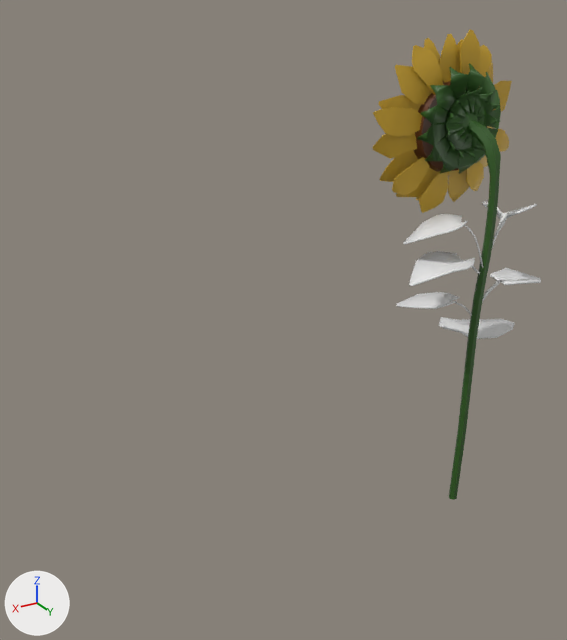
One commit to the Blender file Plants/Sunflower.blend: the scene before it, then after it.
Before and after are seen from a 50 mm lens placed at (4.32, 4.12, 4.12), pointed at (1.6, -0.4, 1.85). The axes (+X, +Y, +Z) are drawn at lower left. The lights are the same throughout.

The scene before the commit, as lines of its bpy script (objects in view):
```python
ob_pellet = bpy.data.objects.new('Pellet', me_beziercurve_001)
ob_pellet.location = (0.019, -0.335, 3.149)
ob_pellet.rotation_euler = (-1.571, 0.0, 0.0)  # degrees (-90, 0, 0)
ob_plane = bpy.data.objects.new('Plane', me_plane)
ob_plane.location = (0.113, 0.001, 1.718)
ob_plane.rotation_euler = (0.0, 0.0, -2.255)  # degrees (0, 0, -129)
ob_plane_001 = bpy.data.objects.new('Plane.001', me_plane_001)
ob_plane_001.location = (0.103, 0.028, 1.804)
ob_plane_001.rotation_euler = (0.0, 0.0, -4.558)  # degrees (0, 0, -261)
ob_plane_002 = bpy.data.objects.new('Plane.002', me_plane_002)
ob_plane_002.location = (0.09, 0.006, 2.066)
ob_plane_002.rotation_euler = (0.0, 0.0, -1.338)  # degrees (0, 0, -77)
ob_plane_004 = bpy.data.objects.new('Plane.004', me_plane_004)
ob_plane_004.location = (0.076, 0.025, 2.113)
ob_plane_004.rotation_euler = (0.0, 0.0, -8.236)  # degrees (0, 0, 248)
ob_plane_005 = bpy.data.objects.new('Plane.005', me_plane_005)
ob_plane_005.location = (0.097, 0.023, 1.15)
ob_plane_005.rotation_euler = (3.142, -3.142, -0.458)  # degrees (180, -180, -26)
# also in view: 'Sunflower Center' at (0.06, -0.5, 3.1); 'Circle.003' at (0.03, -0.58, 3.11); 'Circle.001' at (0.1, -0.49, 3.12); 'BezierCurve' at (0.02, -0.23, 1.7); 'Pellet.002' at (0.01, -0.39, 3.15)
```
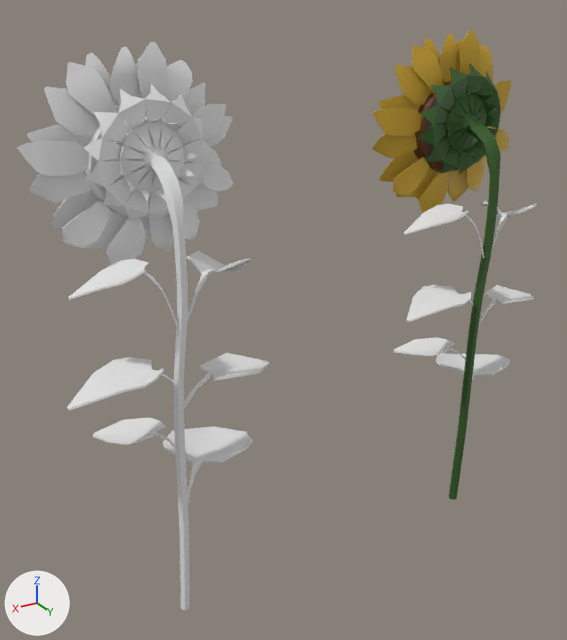
Where the newer file only moved an object's origin or applied its transform, the numbers keep the older frame.

Changed parts and their boxes [x1, y1, x2, y2] in the pictures (567 x 640 px):
'Circle.004', added
    after: [17, 42, 269, 610]
'Plane.002', reshaped, moved, turned
    before: [409, 251, 480, 286]
    after: [406, 285, 473, 322]
'Plane.005', reshaped, moved, turned
    before: [438, 317, 515, 339]
    after: [436, 353, 510, 381]
'Plane.004', reshaped, moved, turned
    before: [403, 214, 484, 268]
    after: [404, 204, 485, 258]
'Plane', reshaped, moved, turned
    before: [396, 292, 472, 316]
    after: [394, 337, 466, 361]
'Plane.001', reshaped, moved, turned
    before: [482, 268, 541, 302]
    after: [479, 285, 534, 324]

The change, as a diff of the scene's bpy script:
```diff
--- a/Plants/Sunflower.blend.py
+++ b/Plants/Sunflower.blend.py
@@ me_plane @@
 # used by ob_plane; location = (0.113, 0.001, 1.718); rotation_euler = (0.0, 0.0, -2.255), in degrees (0, 0, -129)
-me_plane.from_pydata(...)  # 24 vertices, 14 faces; spans x -0.138..0.191, y -0.001..0.597, z -0.001..0.138
+me_plane.from_pydata(...)  # 48 vertices, 45 faces; spans x -0.006..0.445, y -0.423..0.009, z -0.008..0.138
+# me_plane part 1: the whole mesh is rebuilt
@@ me_plane_001 @@
 # used by ob_plane_001; location = (0.103, 0.028, 1.804); rotation_euler = (0.0, 0.0, -4.558), in degrees (0, 0, -261)
-me_plane_001.from_pydata(...)  # 26 vertices, 15 faces; spans x -0.123..0.215, y -0.001..0.747, z -0.001..0.186
+me_plane_001.from_pydata(...)  # 52 vertices, 49 faces; spans x -0.751..-0.015, y -0.272..0.096, z 0.004..0.202
+# me_plane_001 part 2: the whole mesh is rebuilt
@@ me_plane_002 @@
 # used by ob_plane_002; location = (0.09, 0.006, 2.066); rotation_euler = (0.0, 0.0, -1.338), in degrees (0, 0, -77)
-me_plane_002.from_pydata(...)  # 26 vertices, 15 faces; spans x -0.078..0.328, y -0.001..0.697, z -0.002..0.154
+me_plane_002.from_pydata(...)  # 52 vertices, 49 faces; spans x -0.001..0.711, y -0.263..0.149, z -0.01..0.154
+# me_plane_002 part 3: the whole mesh is rebuilt
@@ me_plane_004 @@
 # used by ob_plane_004; location = (0.076, 0.025, 2.113); rotation_euler = (0.0, 0.0, -8.236), in degrees (0, 0, 248)
-me_plane_004.from_pydata(...)  # 28 vertices, 16 faces; spans x -0.101..0.231, y -0.001..0.634, z -0.002..0.385
+me_plane_004.from_pydata(...)  # 56 vertices, 53 faces; spans x -0.004..0.576, y -0.348..0.007, z -0.005..0.385
+# me_plane_004 part 4: the whole mesh is rebuilt
@@ me_plane_005 @@
 # used by ob_plane_005; location = (0.097, 0.023, 1.15); rotation_euler = (3.142, -3.142, -0.458), in degrees (180, -180, -26)
-me_plane_005.from_pydata(...)  # 28 vertices, 16 faces; spans x -0.16..0.471, y -0.001..0.9, z -0.002..0.353
+me_plane_005.from_pydata(...)  # 52 vertices, 49 faces; spans x -0.639..0.007, y -0.739..0.005, z -0.155..0.206
+# me_plane_005 part 5: the whole mesh is rebuilt
@@ ob_plane @@
 ob_plane = bpy.data.objects.new('Plane', me_plane)
-ob_plane.location = (0.113, 0.001, 1.718)
-ob_plane.rotation_euler = (0.0, 0.0, -2.255)  # degrees (0, 0, -129)
+ob_plane.location = (0.113, 0.001, 1.315)
 _m = ob_plane.modifiers.new('Solidify', 'SOLIDIFY')
@@ ob_plane_001 @@
 ob_plane_001 = bpy.data.objects.new('Plane.001', me_plane_001)
-ob_plane_001.location = (0.103, 0.028, 1.804)
-ob_plane_001.rotation_euler = (0.0, 0.0, -4.558)  # degrees (0, 0, -261)
+ob_plane_001.location = (0.103, 0.028, 1.616)
 _m = ob_plane_001.modifiers.new('Solidify', 'SOLIDIFY')
@@ ob_plane_002 @@
 ob_plane_002 = bpy.data.objects.new('Plane.002', me_plane_002)
-ob_plane_002.location = (0.09, 0.006, 2.066)
-ob_plane_002.rotation_euler = (0.0, 0.0, -1.338)  # degrees (0, 0, -77)
+ob_plane_002.location = (0.09, 0.006, 1.788)
 _m = ob_plane_002.modifiers.new('Solidify', 'SOLIDIFY')
@@ ob_plane_004 @@
 ob_plane_004 = bpy.data.objects.new('Plane.004', me_plane_004)
-ob_plane_004.location = (0.076, 0.025, 2.113)
-ob_plane_004.rotation_euler = (0.0, 0.0, -8.236)  # degrees (0, 0, 248)
+ob_plane_004.location = (0.076, 0.025, 2.19)
 _m = ob_plane_004.modifiers.new('Solidify', 'SOLIDIFY')
@@ ob_plane_005 @@
 ob_plane_005 = bpy.data.objects.new('Plane.005', me_plane_005)
-ob_plane_005.location = (0.097, 0.023, 1.15)
-ob_plane_005.rotation_euler = (3.142, -3.142, -0.458)  # degrees (180, -180, -26)
+ob_plane_005.location = (0.097, 0.023, 0.952)
 _m = ob_plane_005.modifiers.new('Solidify', 'SOLIDIFY')
@@ ob_circle_004 @@
+ob_circle_004 = bpy.data.objects.new('Circle.004', me_circle_007)  # 1373 vertices, 1290 faces; spans x -0.69..0.77, y -0.22..0.65, z -3.14..0.64
+ob_circle_004.location = (2.556, -0.491, 3.151)
```
